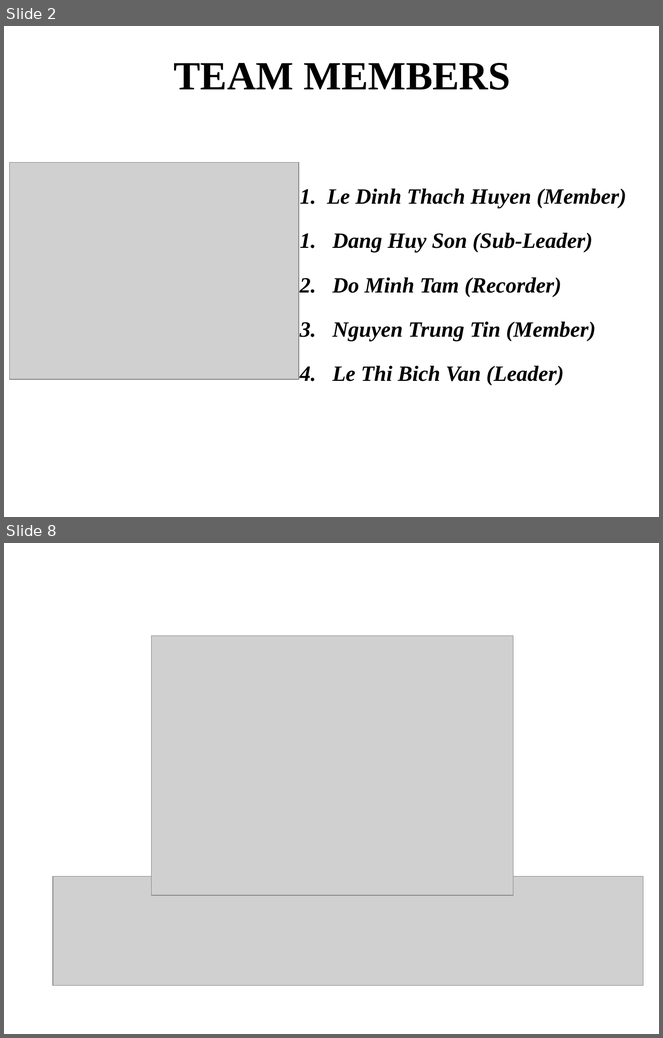
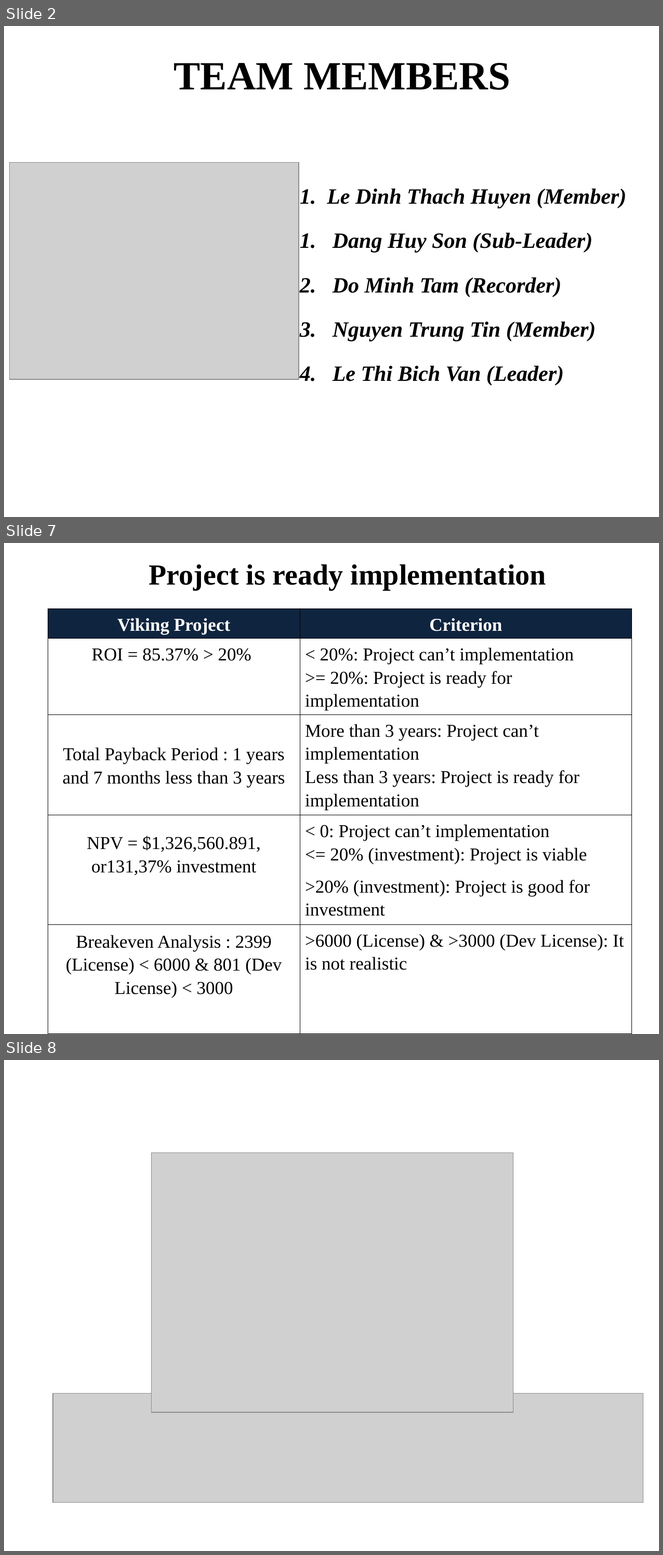
Before and after one commit to T138384/vlu-k15t1-team11, a slide deck: SMA - Software Measurement & Analysis/Assignment-07/K15T1-Team11-Team Assignment7/K15T1-Team11-Team Assignment7.ppt. Shown one above the other, each under a label of ours: slides 2 and 8 before the commit, slides 2, 7 and 8 after it; the slides between them are not shown. The pictures are 663x1038 and 663x1555 pixels, drawn with LibreOffice and Linux fonts; fonts in the diff are those of the drawing; grey boxes stand for pictures; background and template pictures are left out. Boxes give left, top, right and bottom in pixels: in the first picture for what was removed or moved away, otherwise in the second. Text is boxed around its words. In the diff, an @@ line names an element or a change of style, - is before the commit and + after.

```diff
--- a/SMA - Software Measurement & Analysis/Assignment-07/K15T1-Team11-Team Assignment7/K15T1-Team11-Team Assignment7.ppt
+++ b/SMA - Software Measurement & Analysis/Assignment-07/K15T1-Team11-Team Assignment7/K15T1-Team11-Team Assignment7.ppt
@@ slide 7 added at bbox=[4, 543, 659, 1034], background picture (left out) @@
@@ title added at bbox=[149, 564, 546, 590], 32 pt, text #000000, bold @@
+Project is ready implementation
@@ table added at bbox=[48, 609, 632, 1029], 5 rows, 2 columns @@
+Viking Project | Criterion
+ROI = 85.37% > 20% | < 20%: Project can’t implementation / >= 20%: Project is ready for implementation
+Total Payback Period : 1 years and 7 months less than 3 years | More than 3 years: Project can’t implementation / Less than 3 years: Project is ready for implementation
+NPV = $1,326,560.891, or131,37% investment | < 0: Project can’t implementation / <= 20% (investment): Project is viable / >20% (investment): Project is good for investment
+Breakeven Analysis : 2399 (License) < 6000 & 801 (Dev License) < 3000 | >6000 (License) & >3000 (Dev License): It is not realistic
```
Also in this commit, not shown: 1 slide changed, 3 other slides added, 4 slides removed, 4 other files.
